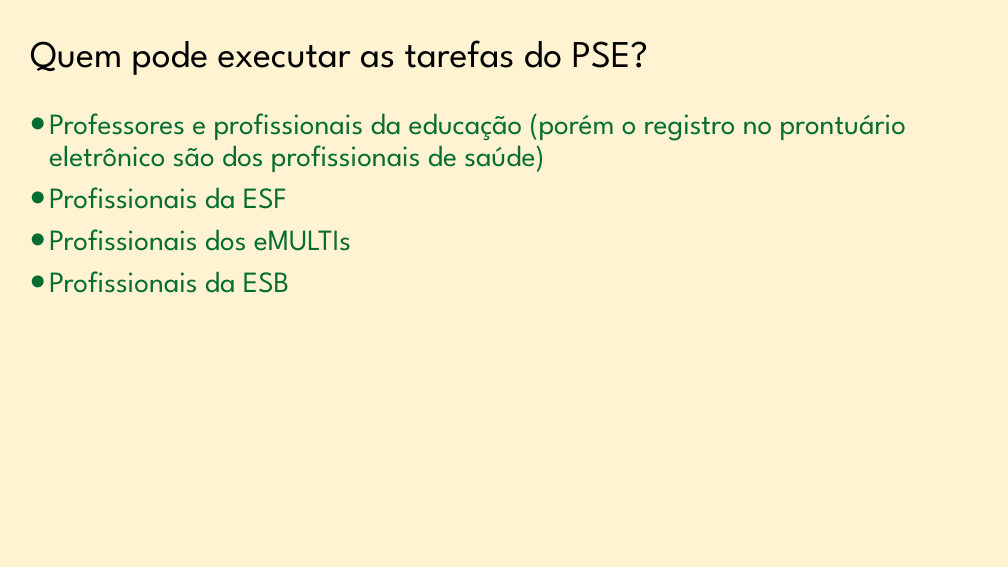
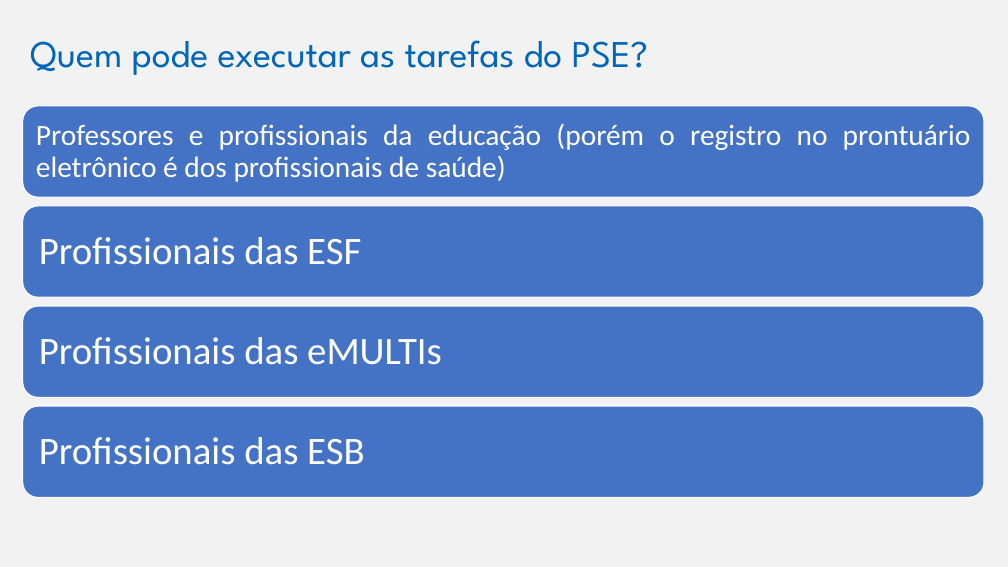
Before and after one commit to marfontenele2/MeusCursos, a slide deck: slide 6 of PSE.pptx (slide 11 before the commit). Drawn at 1008x567 pixels with LibreOffice and Linux fonts; fonts in the diff are those of the drawing; background and template pictures are left out. Boxes give left, top, right and bottom in pixels: in the first picture for what was removed or moved away, otherwise in the second. Text is boxed around its words. In the diff, an @@ line names an element or a change of style, - is before the commit and + after.

```diff
--- a/PSE.pptx
+++ b/PSE.pptx
@@ background #FFC000 at 18% opacity to #F2F2F2 @@
@@ title "Quem pode executar as tarefas ..." at box(30, 40, 648, 75): text colour #000000 to #0066B9 @@
@@ text removed at box(49, 113, 906, 293) @@
-• Professores e profissionais da educação (porém o registro no prontuário eletrônico são dos profissionais de saúde)
-• Profissionais da ESF
-• Profissionais dos eMULTIs
-• Profissionais da ESB
@@ group added at box(23, 106, 985, 498): 4 rounded rectangles, 4 texts @@
+Professores e profissionais da educação (porém o registro no prontuário eletrônico é dos profissionais de saúde)
+Profissionais das ESF
+Profissionais das eMULTIs
+Profissionais das ESB
```
Also in this commit, not shown: 20 other slides changed, 2 slides added, 1 slide removed, 1 other file.
